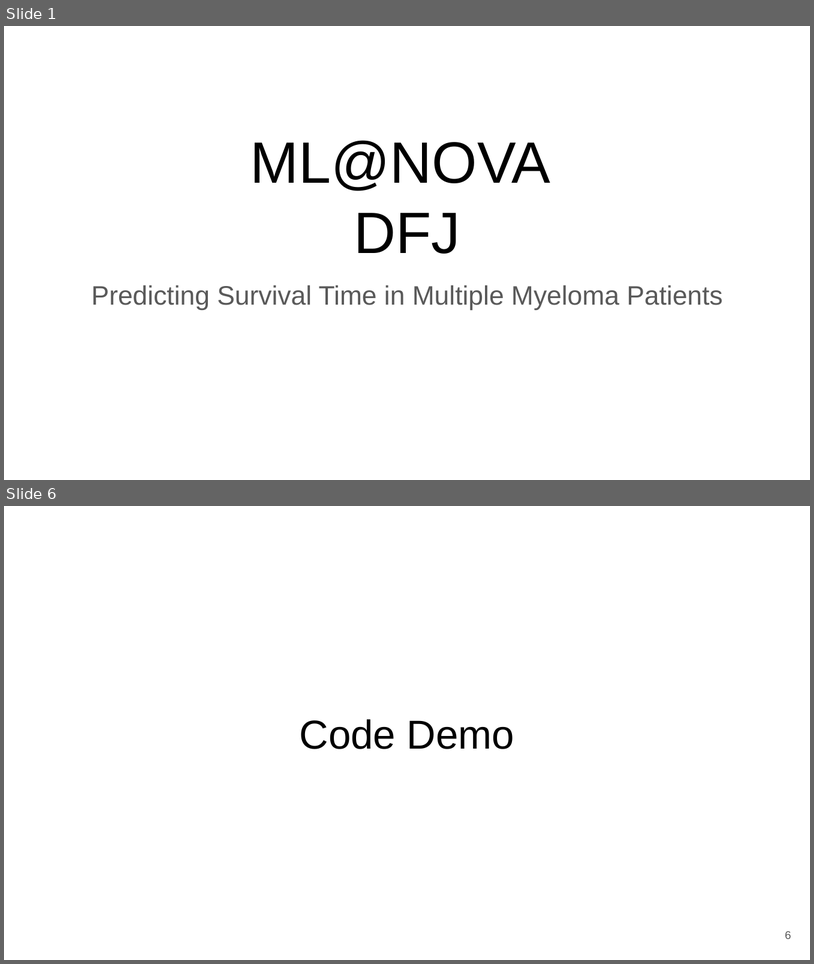
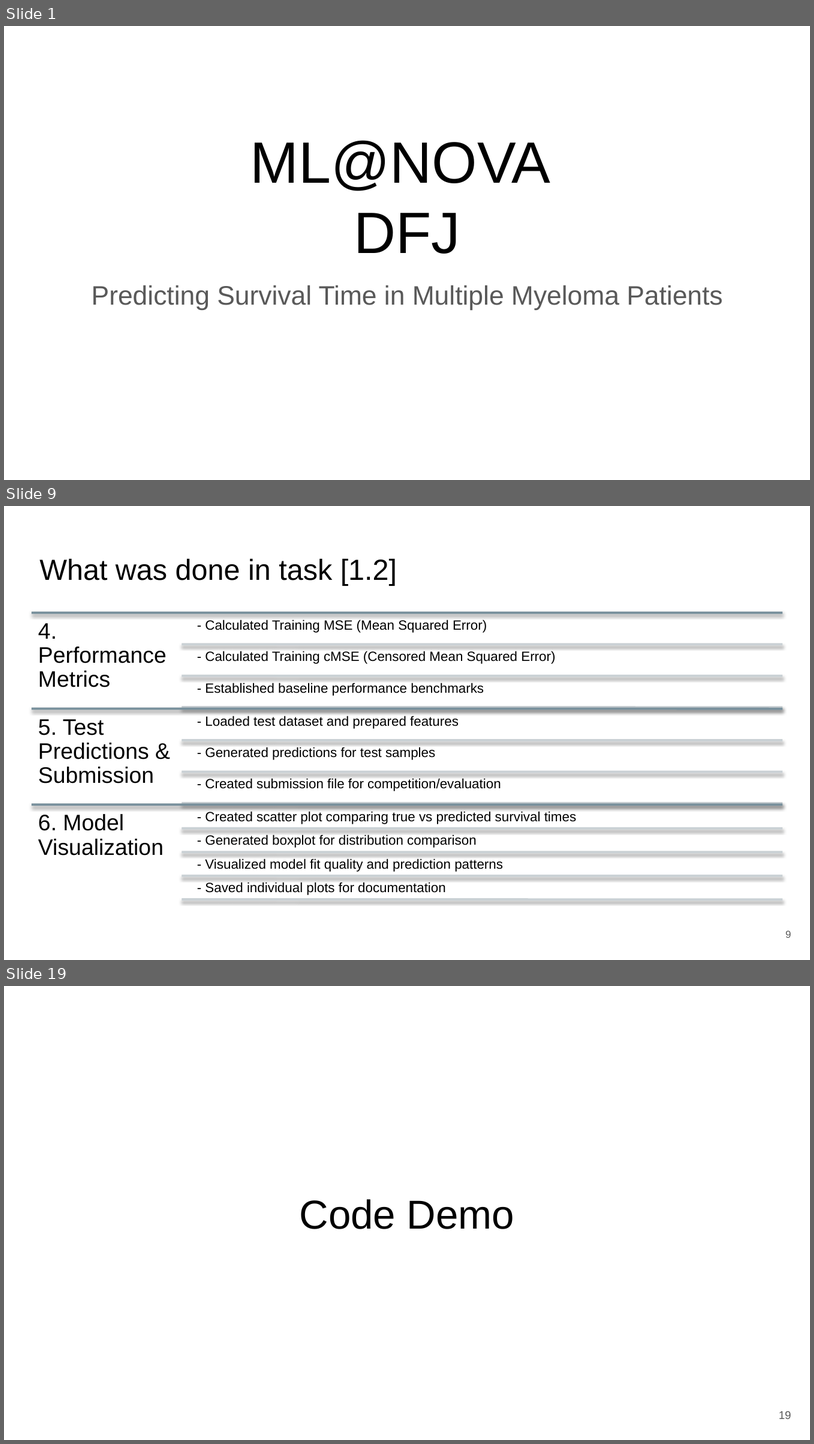
Before and after one commit to zepedrocosta/AA-Projeto2, a slide deck: Slides.pptx. Shown one above the other, each under a label of ours: slides 1 and 6 before the commit, slides 1, 9 and 19 after it; the slides between them are not shown. The pictures are 814x964 and 814x1444 pixels, drawn with LibreOffice and Linux fonts; fonts in the diff are those of the drawing. Boxes give left, top, right and bottom in pixels: in the first picture for what was removed or moved away, otherwise in the second. Text is boxed around its words. In the diff, an @@ line names an element or a change of style, - is before the commit and + after.

Commit message:
Add detailed documentation til 2.2
Expanded notebook sections with step-by-step documentation for data preparation, baseline modeling, advanced regression methods, and evaluation. Added detailed bullet points describing missing value analysis, cleaning, feature exploration, validation strategies, model training, hyperparameter selection, performance metrics, and visualization. Improves clarity and reproducibility of the workflow.

```diff
--- a/Slides.pptx
+++ b/Slides.pptx
@@ slide 9 added at box(4, 506, 810, 960), background #FFFFFF @@
@@ title added at box(39, 559, 397, 585), 26 pt, text #000000 @@
+What was done in task [1.2]
@@ group added at box(32, 612, 783, 899): 13 lines, 13 texts @@
+4. Performance Metrics
+- Calculated Training MSE (Mean Squared Error)
+- Calculated Training cMSE (Censored Mean Squared Error)
+- Established baseline performance benchmarks
+5. Test Predictions & Submission
+- Loaded test dataset and prepared features
+- Generated predictions for test samples
+- Created submission file for competition/evaluation
+6. Model Visualization
+- Created scatter plot comparing true vs predicted survival times
+- Generated boxplot for distribution comparison
+- Visualized model fit quality and prediction patterns
+- Saved individual plots for documentation
@@ page number added at box(786, 930, 791, 937), 9 pt, text #595959 @@
+9
@@ what was slide 6 is now slide 19 @@
@@ page number at box(779, 1411, 792, 1419): text changed @@
-6
+19
```
Also in this commit, not shown: 4 slides changed, 12 other slides added, 1 other file.
